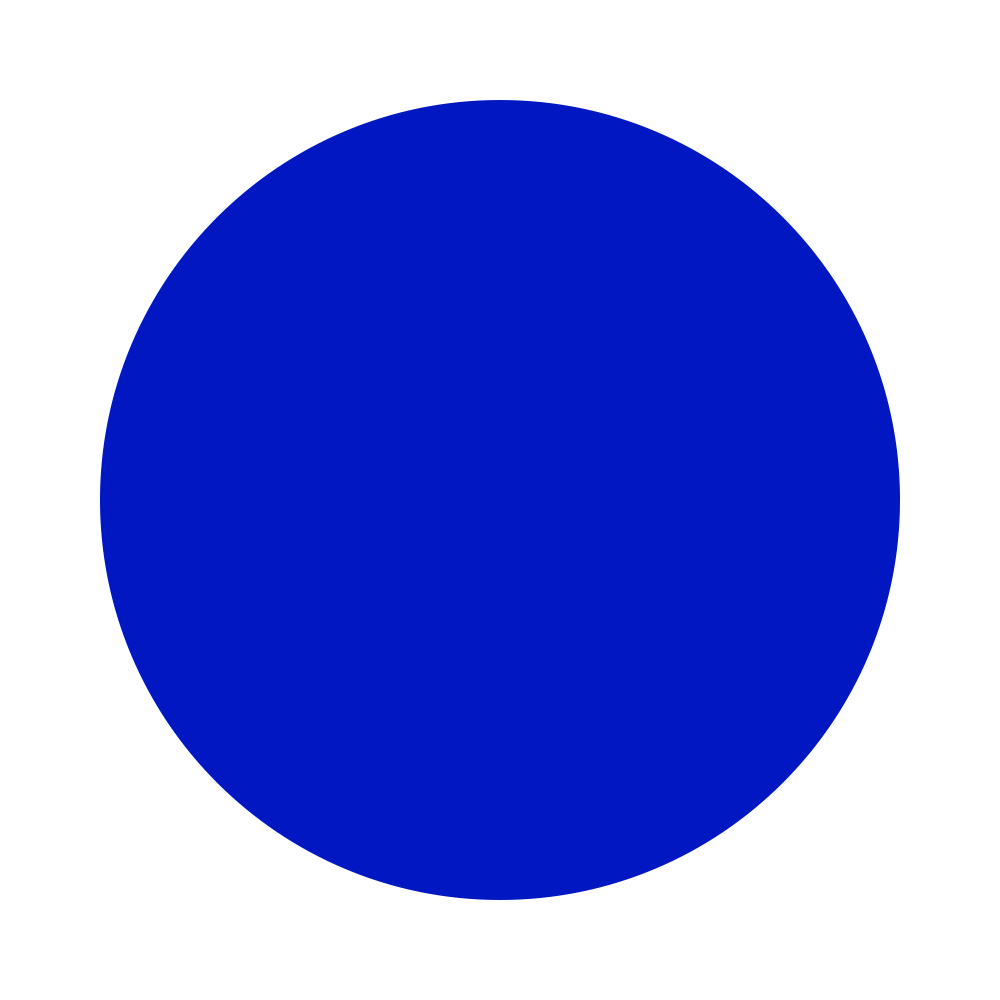
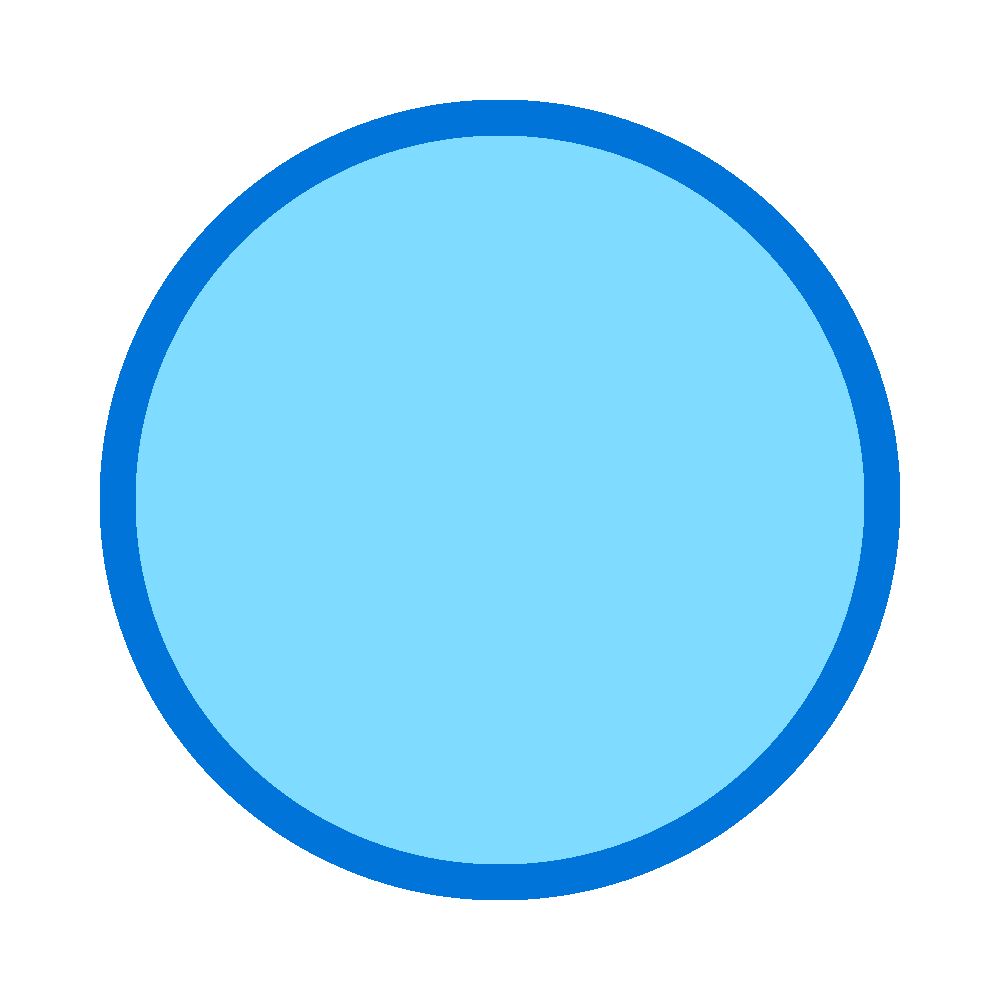
Layer changes from the first 1000 x 1000 image to the second:
added layer "Ellipse 1" (1st of 2) above "Ellipse 1" over [left=136, top=136, right=864, bottom=864]
painted on "Ellipse 1" (2nd of 2) over [left=100, top=100, right=900, bottom=900]
